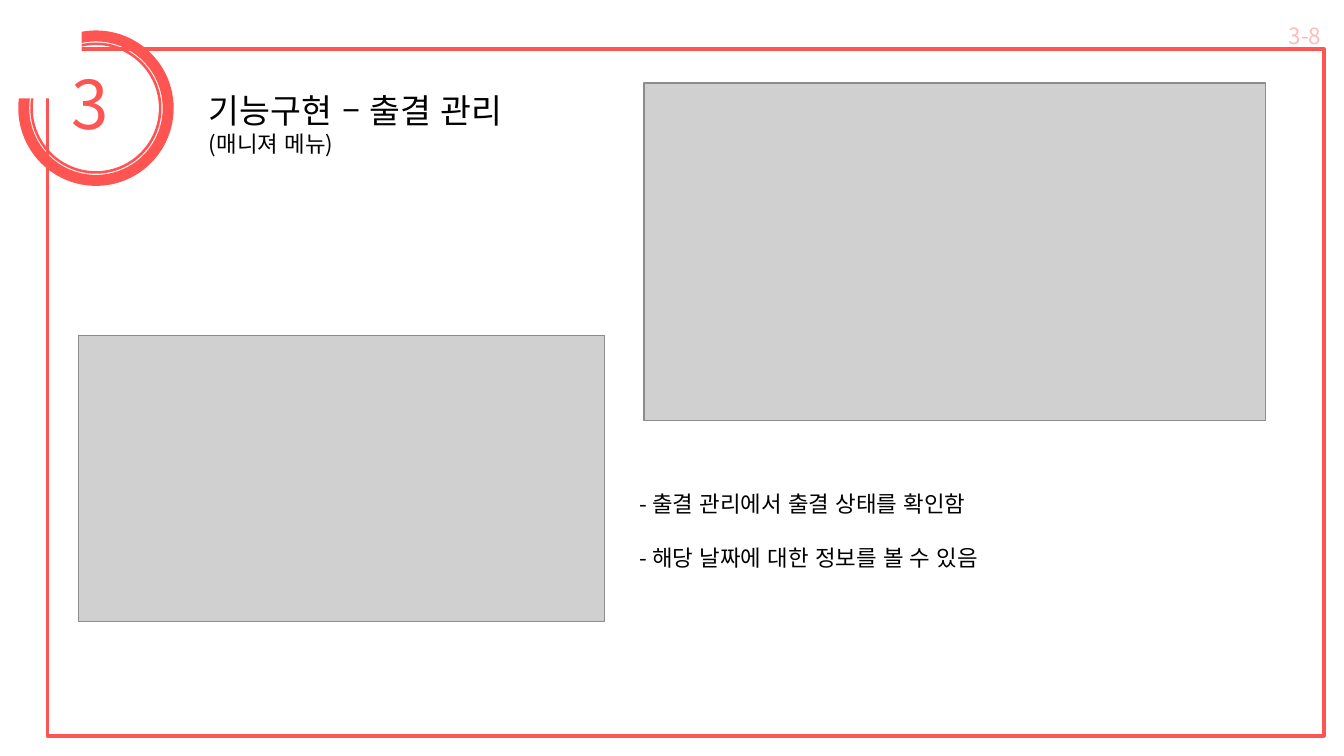
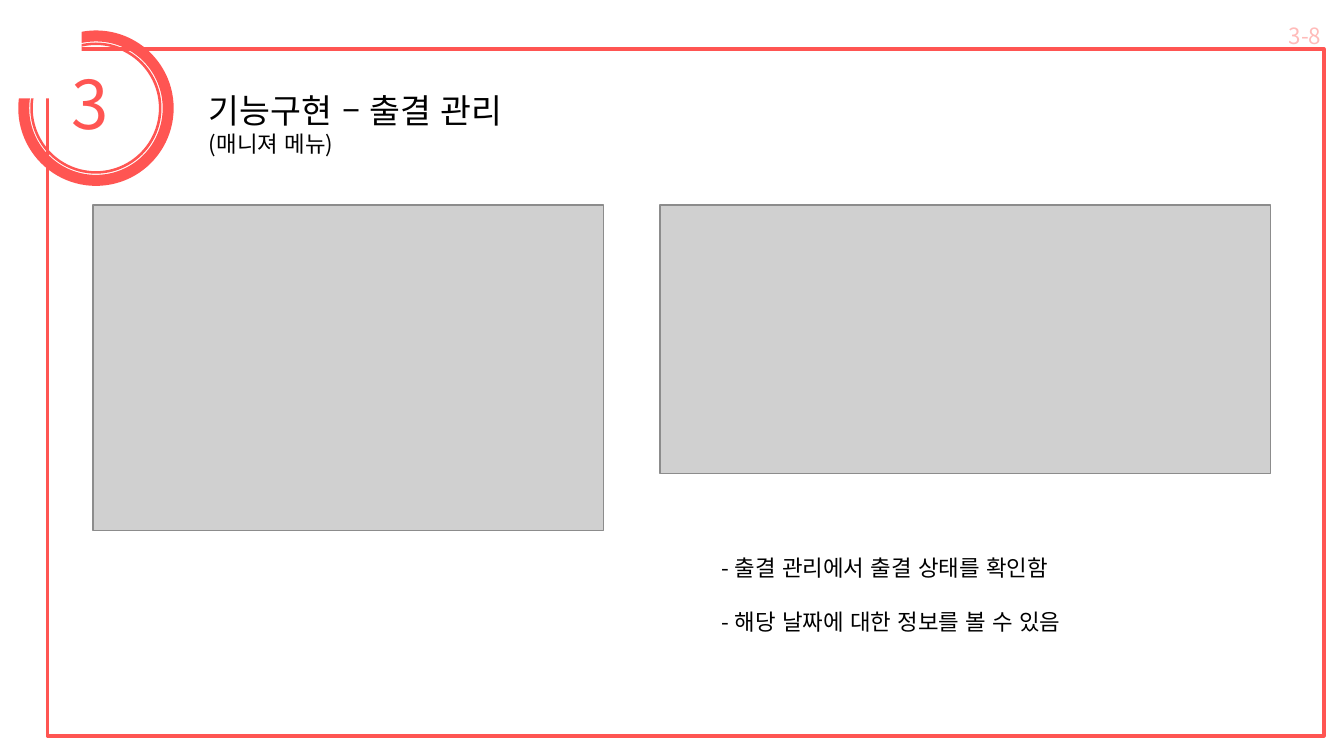
Before and after one commit to hanju-darby-kim/FinalProject, a slide deck: slide 17 of 최종 프로젝트3조.pptx. Drawn at 1344x756 pixels with LibreOffice and Linux fonts; fonts in the diff are those of the drawing; grey boxes stand for pictures. Boxes give left, top, right and bottom in pixels: in the first picture for what was removed or moved away, otherwise in the second. Text is boxed around its words. In the diff, an @@ line names an element or a change of style, - is before the commit and + after.

```diff
--- a/최종 프로젝트3조.pptx
+++ b/최종 프로젝트3조.pptx
@@ picture added at bbox=[93, 204, 603, 530] @@
@@ picture: place and size @@
-picture at bbox=[644, 83, 1266, 421]
+picture at bbox=[660, 204, 1271, 473]
@@ picture removed at bbox=[78, 336, 605, 622] @@
@@ text "- 출결 관리에서 출결 상태를 ...": place and size @@
-text "- 출결 관리에서 출결 상태를 ..." at bbox=[652, 493, 978, 568]
+text "- 출결 관리에서 출결 상태를 ..." at bbox=[735, 557, 1060, 632]
```
Also in this commit, not shown: 4 other slides changed.
